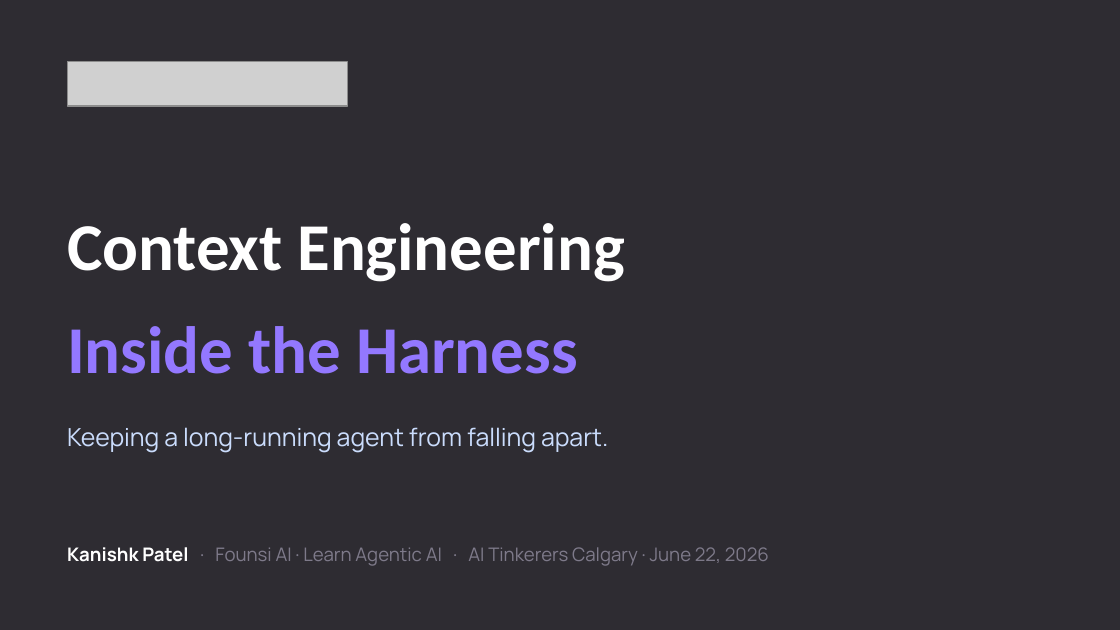
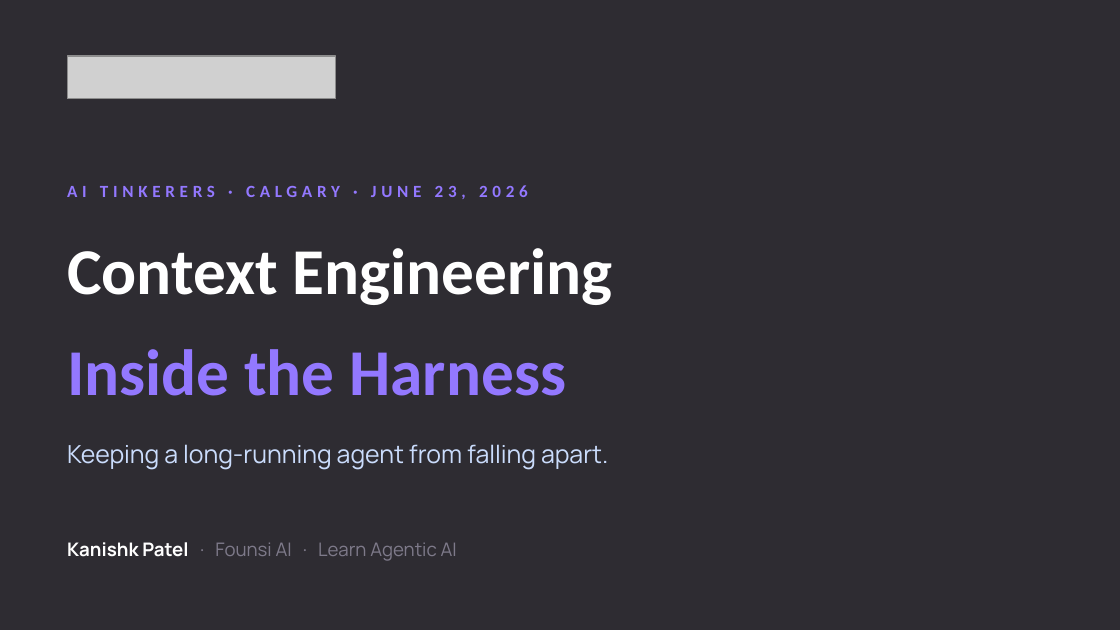
Before and after one commit to kanishkpatel1995/agent-harness, a slide deck: slide 1 of presentation/founsi-context-engineering.pptx. Drawn at 1120x630 pixels with LibreOffice and Linux fonts; fonts in the diff are those of the drawing; grey boxes stand for pictures. Boxes give left, top, right and bottom in pixels: in the first picture for what was removed or moved away, otherwise in the second. Text is boxed around its words. In the diff, an @@ line names an element or a change of style, - is before the commit and + after.

```diff
--- a/presentation/founsi-context-engineering.pptx
+++ b/presentation/founsi-context-engineering.pptx
@@ picture: place and size @@
-picture at (67, 62, 347, 106)
+picture at (67, 56, 336, 99)
@@ text added at (67, 185, 528, 199), 11 pt, text #9378FF, bold @@
+AI TINKERERS · CALGARY · JUNE 23, 2026
@@ text "Context Engineering" at (67, 248, 612, 305): size 43 to 42 pt @@
@@ text "Context Engineering": place and size @@
-text "Context Engineering" at (67, 223, 625, 282)
+text "Context Engineering" at (67, 248, 612, 305)
@@ text "Inside the Harness": place and size @@
-text "Inside the Harness" at (67, 326, 578, 374)
+text "Inside the Harness" at (67, 349, 566, 396)
@@ text "Inside the Harness" at (67, 349, 566, 396): size 43 to 42 pt @@
@@ text "Keeping a long-running agent from ...": place and size @@
-text "Keeping a long-running agent from ..." at (67, 427, 608, 453)
+text "Keeping a long-running agent from ..." at (67, 444, 608, 470)
@@ text at (67, 542, 457, 561): text changed @@
-Kanishk Patel · Founsi AI · Learn Agentic AI · AI Tinkerers Calgary · June 22, 2026
+Kanishk Patel · Founsi AI · Learn Agentic AI
```
Also in this commit, not shown: 13 other slides changed, 11 slides added, 5 slides removed, 7 other files.
